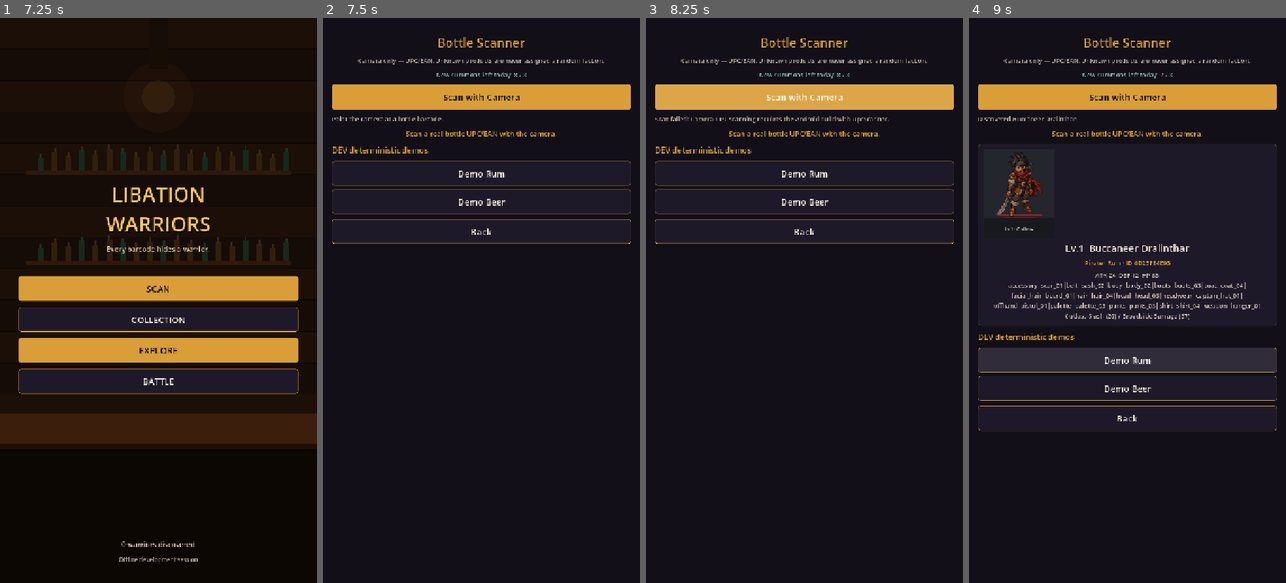
Above: before the commit, frames 1-4 (left to right).
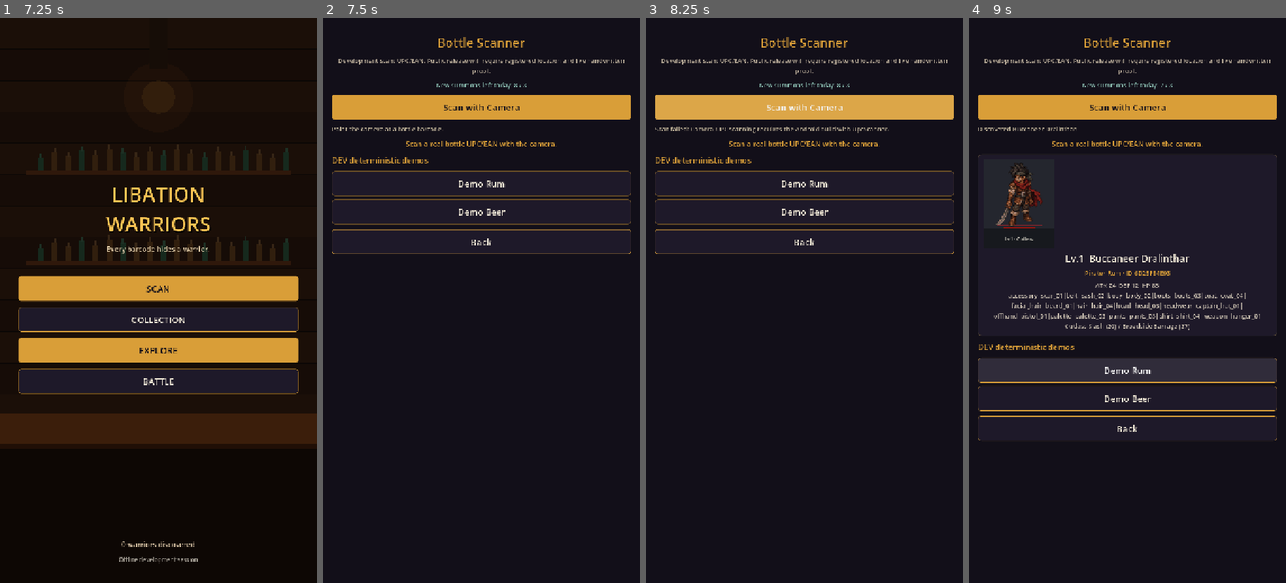
Above: after the commit, the same moments.

Repository: rgarn023/LibationWarriors
Game: Godot game, scene res://scenes/startup.tscn
The game is run twice, just before and just after one commit, with the same random seed, the same clock (stepped at 60 frames per second) and the same inputs.
Inputs (mouse positions are in pixels of both pictures, inside the frame that each line leads up to):
- Up to frame 1 (7.25 s): tap Enter (ui_accept) at 0.5, 0.77, 1.25, 2, 2.75, 3.5, 3.77, 4.25 s; move the mouse to (228, 272) at 0.52 s; hold Right (ui_right) 0.53-1.25 s; hold Space (attack) 0.53-1.25 s; click (228, 272) at 0.67 s; drag from (95, 328) to (142, 413) at 1.27 s; move the mouse to (190, 176) at 2.02 s; hold Right (ui_right) 2.03-2.75 s; tap K at 2.1 s; drag from (142, 413) to (63, 215) at 2.77 s; move the mouse to (253, 385) at 3.52 s; hold Left (ui_left) 3.53-4.25 s; tap X at 3.6 s; drag from (63, 215) to (110, 159) at 4.27 s; move the mouse to (174, 300) at 5.02 s; hold Down (ui_down) 5.03-5.75 s; hold Space (attack) 5.03-5.75 s; click (174, 300) at 5.17 s; click (158, 244) at 5.77 s; type "12" at 5.85 s; click (158, 272) at 6 s; type "12" at 6.08 s; click "Continue Offline (DEV)" at 6.5 s
- Up to frame 2 (7.5 s): click "SCAN" at 7.25 s
- Up to frame 3 (8.25 s): click "Scan with Camera" at 8 s
- Up to frame 4 (9 s): click "Demo Rum" at 8.75 s

Frame 1 is identical in both runs. In frame 2, 7.7% of the frame differs, in the area x 2-98%, y 7-42%; in frame 3, 7.9%; in frame 4, 12%, in the area x 2-98%, y 7-75%.

Commit message:
Add Libation Warriors world gameplay contract and safe debug foundations

Diff:
--- a/project.godot
+++ b/project.godot
@@ -5,7 +5,7 @@
 
 config/name="Libation Warriors"
 config/description="Scan bottles to summon unique 16-bit libation warriors. Collect, form parties of three, and battle locally or online."
-config/version="1.5.6"
+config/version="1.6.1"
 run/main_scene="res://scenes/startup.tscn"
 config/features=PackedStringArray("4.7", "Mobile")
 config/icon="res://assets/icons/app_icon.png"
--- /dev/null
+++ b/scripts/adventure/corrupted_path_rules.gd
@@ -0,0 +1,37 @@
+class_name CorruptedPathRules
+extends RefCounted
+## Pure rules for game/test use. Rewards, path closure and rankings need server validation.
+
+const MAX_ACTIVE_PER_PLAYER := 5
+const MAX_PATHS_PER_LOCATION := 5
+const BONUS_TIERS_HOURS := [12, 24, 48, 56, 168]
+
+static func may_create(player_active: int, location_active: int) -> bool:
+	return player_active >= 0 and location_active >= 0 and player_active < MAX_ACTIVE_PER_PLAYER and location_active < MAX_PATHS_PER_LOCATION
+
+static func contribution_score(items_collected: int, damage_dealt: int, damage_taken: int, items_used: int) -> int:
+	# Balancing placeholder, NOT a trusted client-issued reward.
+	return maxi(0, maxi(0, items_collected) * 100 + maxi(0, damage_dealt) - maxi(0, damage_taken) / 2 - maxi(0, items_used) * 25)
+
+static func ranked_player_indices(player_scores: Array) -> Array[int]:
+	var indices: Array[int] = []
+	for i in player_scores.size():
+		indices.append(i)
+	indices.sort_custom(func(a: int, b: int) -> bool:
+		var sa := int(player_scores[a])
+		var sb := int(player_scores[b])
+		return sa > sb if sa != sb else a < b
+	)
+	return indices
+
+static func duration_bonus_tier(open_seconds: int) -> int:
+	# Return highest qualifying threshold in hours. Bonus is non-stacking.
+	var hours := maxi(0, open_seconds) / 3600
+	var tier := 0
+	for threshold in BONUS_TIERS_HOURS:
+		if hours >= threshold:
+			tier = threshold
+	return tier
+
+static func capped_daily_gold(proposed_gold: int, earned_today: int, earned_this_week: int, daily_cap: int, weekly_cap: int) -> int:
+	return maxi(0, mini(maxi(0, proposed_gold), maxi(0, daily_cap - earned_today), maxi(0, weekly_cap - earned_this_week)))
--- /dev/null
+++ b/scripts/adventure/rupture_lobby_rules.gd
@@ -0,0 +1,25 @@
+class_name RuptureLobbyRules
+extends RefCounted
+## Shared, deterministic lobby rules. Server must own timers/roster in online mode.
+
+const MAX_PLAYERS := 4
+const MATCHMAKING_SECONDS := 120
+const READY_COUNTDOWN_SECONDS := 10
+
+static func may_join(player_count: int) -> bool:
+	return player_count >= 0 and player_count < MAX_PLAYERS
+
+static func all_ready(players: Array) -> bool:
+	if players.is_empty() or players.size() > MAX_PLAYERS:
+		return false
+	for player in players:
+		if typeof(player) != TYPE_DICTIONARY or not bool(player.get("ready", false)):
+			return false
+	return true
+
+static func entry_countdown_seconds(players: Array) -> int:
+	return READY_COUNTDOWN_SECONDS if all_ready(players) else MATCHMAKING_SECONDS
+
+static func encounter_multiplier(player_count: int) -> float:
+	# Initial balance curve. Boss mechanics and spawn budgets can scale separately.
+	return 1.0 + float(clampi(player_count, 1, MAX_PLAYERS) - 1) * 0.35
--- a/scripts/tests/foundation_tests.gd
+++ b/scripts/tests/foundation_tests.gd
@@ -15,6 +15,8 @@
 	_test_dungeons()
 	_test_direction_math()
 	_test_combat_timing()
+	_test_rupture_lobby()
+	_test_corrupted_paths()
 	if failures.is_empty():
 		print("[FoundationTests] PASS — %d assertions" % assertions)
 		get_tree().quit(0)
@@ -134,3 +136,28 @@
 	_expect(not CombatTiming.should_resolve_hit(7, active, false), "recovery frame resolved damage")
 	_expect(not CombatTiming.should_resolve_hit(1, [], false, 2), "fallback wind-up frame resolved damage")
 	_expect(CombatTiming.should_resolve_hit(2, [], false, 2), "fallback active frame did not resolve damage")
+
+
+func _test_rupture_lobby() -> void:
+	_expect(RuptureLobbyRules.may_join(0), "empty lobby rejected a join")
+	_expect(RuptureLobbyRules.may_join(3), "three-player lobby rejected fourth player")
+	_expect(not RuptureLobbyRules.may_join(4), "five-player lobby was allowed")
+	_expect(not RuptureLobbyRules.all_ready([]), "empty roster counted as ready")
+	_expect(RuptureLobbyRules.all_ready([{"ready": true}]), "solo ready did not start")
+	_expect(not RuptureLobbyRules.all_ready([{"ready": true}, {"ready": false}]), "mixed readiness started lobby")
+	_expect(RuptureLobbyRules.entry_countdown_seconds([{"ready": true}]) == 10, "ready countdown not ten seconds")
+	_expect(RuptureLobbyRules.entry_countdown_seconds([{"ready": false}]) == 120, "unready lobby not two minutes")
+	_expect(RuptureLobbyRules.encounter_multiplier(4) > RuptureLobbyRules.encounter_multiplier(1), "party size did not raise difficulty")
+
+
+func _test_corrupted_paths() -> void:
+	_expect(CorruptedPathRules.may_create(4, 4), "eligible last path blocked")
+	_expect(not CorruptedPathRules.may_create(5, 0), "sixth user path allowed")
+	_expect(not CorruptedPathRules.may_create(0, 5), "sixth location path allowed")
+	_expect(CorruptedPathRules.ranked_player_indices([4, 13, 7]) == [1, 2, 0], "scores not ranked correctly")
+	_expect(CorruptedPathRules.duration_bonus_tier(12 * 3600 - 1) == 0, "early bonus awarded")
+	_expect(CorruptedPathRules.duration_bonus_tier(12 * 3600) == 12, "12-hour bonus missing")
+	_expect(CorruptedPathRules.duration_bonus_tier(56 * 3600) == 56, "56-hour tier missing")
+	_expect(CorruptedPathRules.duration_bonus_tier(168 * 3600) == 168, "weekly tier missing")
+	_expect(CorruptedPathRules.capped_daily_gold(900, 50, 200, 500, 750) == 450, "daily cap not respected")
+	_expect(CorruptedPathRules.capped_daily_gold(900, 300, 700, 800, 750) == 50, "weekly cap not respected")
--- a/scripts/ui/adventure_lobby.gd
+++ b/scripts/ui/adventure_lobby.gd
@@ -15,6 +15,7 @@
 @onready var back_btn: Button = %BackBtn
 @onready var empty_label: Label = %EmptyLabel
 
+var _launching := false
 var _selected: Warrior = null
 var _preview_seed: int = 0
 var _mode_themes: Array = []
@@ -110,8 +111,17 @@
 
 
 func _on_start() -> void:
-	if _selected == null:
+	if _selected == null or _launching:
 		return
+	# Solo-ready slice: real four-player roster and two-minute join window
+	# require server matchmaking, so do not pretend this is online co-op.
+	_launching = true
+	start_btn.disabled = true
+	for remaining in range(RuptureLobbyRules.READY_COUNTDOWN_SECONDS, 0, -1):
+		start_btn.text = "SOLO READY - ENTERING IN %d" % remaining
+		await get_tree().create_timer(1.0).timeout
+		if not is_inside_tree():
+			return
 	var dungeon := DungeonGenerator.generate(_selected.level, 0, _selected_theme(), _selected_difficulty())
 	GameState.begin_adventure(_selected.barcode, dungeon)
 	get_tree().change_scene_to_file("res://scenes/dungeon_explore.tscn")
--- a/scripts/ui/scanner.gd
+++ b/scripts/ui/scanner.gd
@@ -48,7 +48,7 @@
 
 
 func _update_camera_ui() -> void:
-	camera_hint.text = "Camera only — UPC/EAN. Unknown products are never assigned a random faction."
+	camera_hint.text = "Development scan: UPC/EAN. Public release will require registered location and live handwritten proof." if DevBuild.allow_dev_tools() else "Production verification is required before warrior acquisition. Currently unavailable."
 	if not UpcScanner.can_scan_camera() and not DevBuild.allow_dev_tools():
 		status_label.text = "Camera scanning requires the Android build."
 		btn_camera.disabled = true
@@ -114,6 +114,13 @@
 		_finish_processing(str(gate.get("message", "Summon blocked.")))
 		return
 
+	# Production scans MUST NOT mint a warrior from UPC alone. A trusted
+	# server verification of registered location + handwritten live proof
+	# is required before this branch may enable public acquisitions.
+	if not DevBuild.allow_dev_tools():
+		_finish_processing("Verified acquisition requires location and live handwritten-code proof. Not enabled in this build.")
+		return
+
 	var resolved := await ProductResolver.resolve(code)
 	if not resolved.get("ok", false):
 		_finish_processing(str(resolved.get("message", "Product could not be resolved.")))
@@ -127,6 +134,10 @@
 
 
 func _summon_verified(code: String, category: int) -> void:
+	# Never trust a client-supplied category in a public build.
+	if not DevBuild.allow_dev_tools():
+		_finish_processing("Unverified warrior acquisition is disabled.")
+		return
 	var canonical := BarcodeIdentity.canonicalize(code)
 	if canonical.is_empty():
 		_finish_processing("Invalid barcode identity.")
Not shown, changed: export_presets.cfg
Not shown, changed: .github/workflows/android-apk.yml
Not shown, changed: README.md
Not shown, added: docs/LIBATION_WARRIORS_GAME_VISION.md
